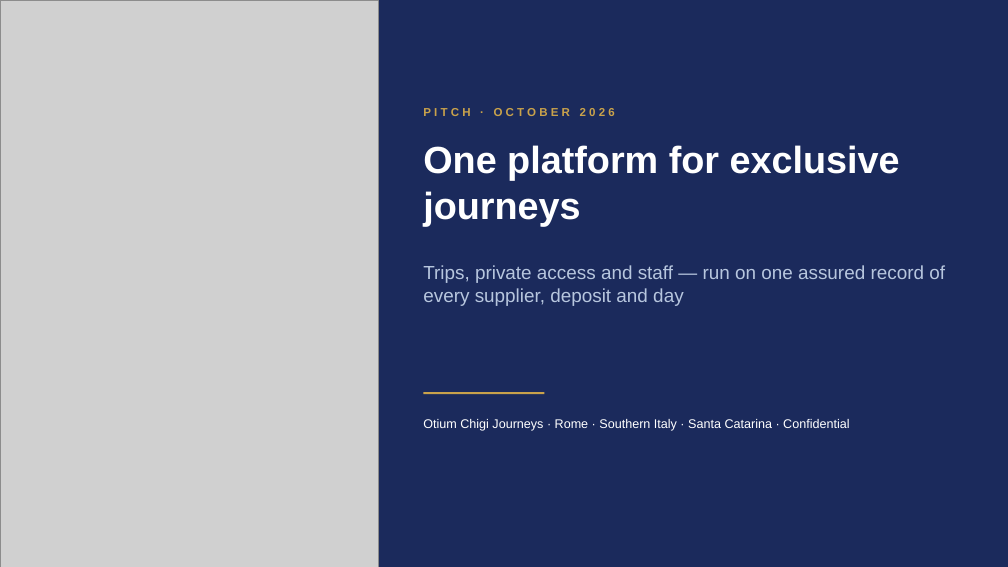
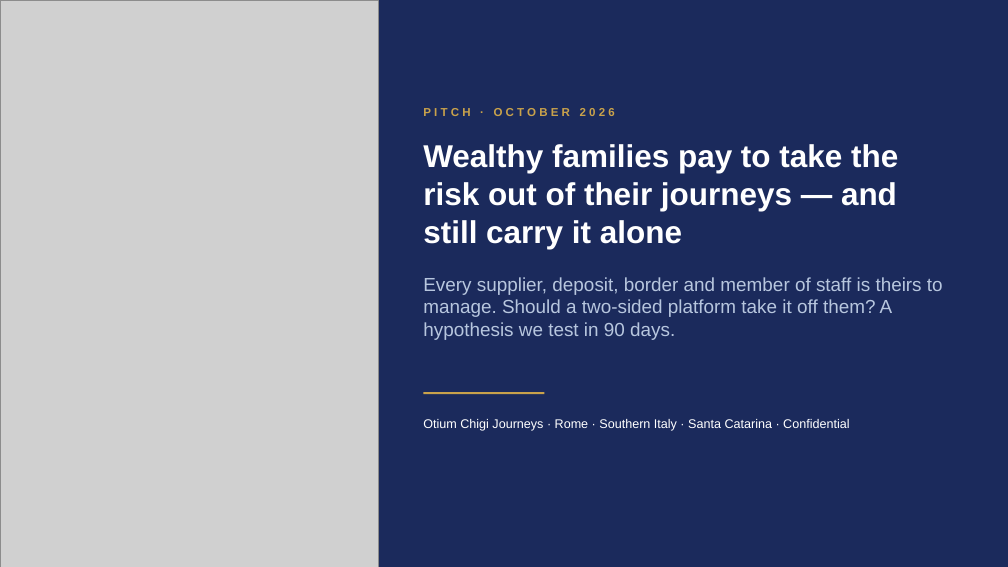
Before and after one commit to algarcalebe-web/legendary-bassoon, a slide deck: slide 1 of deck/Otium_Chigi_Journeys_Pitch_Deck.pptx. Drawn at 1008x567 pixels with LibreOffice and Linux fonts; fonts in the diff are those of the drawing; grey boxes stand for pictures. Boxes give left, top, right and bottom in pixels: in the first picture for what was removed or moved away, otherwise in the second. Text is boxed around its words. In the diff, an @@ line names an element or a change of style, - is before the commit and + after.

```diff
--- a/deck/Otium_Chigi_Journeys_Pitch_Deck.pptx
+++ b/deck/Otium_Chigi_Journeys_Pitch_Deck.pptx
@@ text at <box>423,144,898,249</box>: text changed; size 36 to 30 pt @@
-One platform for exclusive journeys
+Wealthy families pay to take the risk out of their journeys — and still carry it alone
@@ text at <box>423,277,943,340</box>: text changed @@
-Trips, private access and staff — run on one assured record of every supplier, deposit and day
+Every supplier, deposit, border and member of staff is theirs to manage. Should a two-sided platform take it off them? A hypothesis we test in 90 days.
```
Also in this commit, not shown: 3 other slides changed, 3 slides added, 3 other files.
